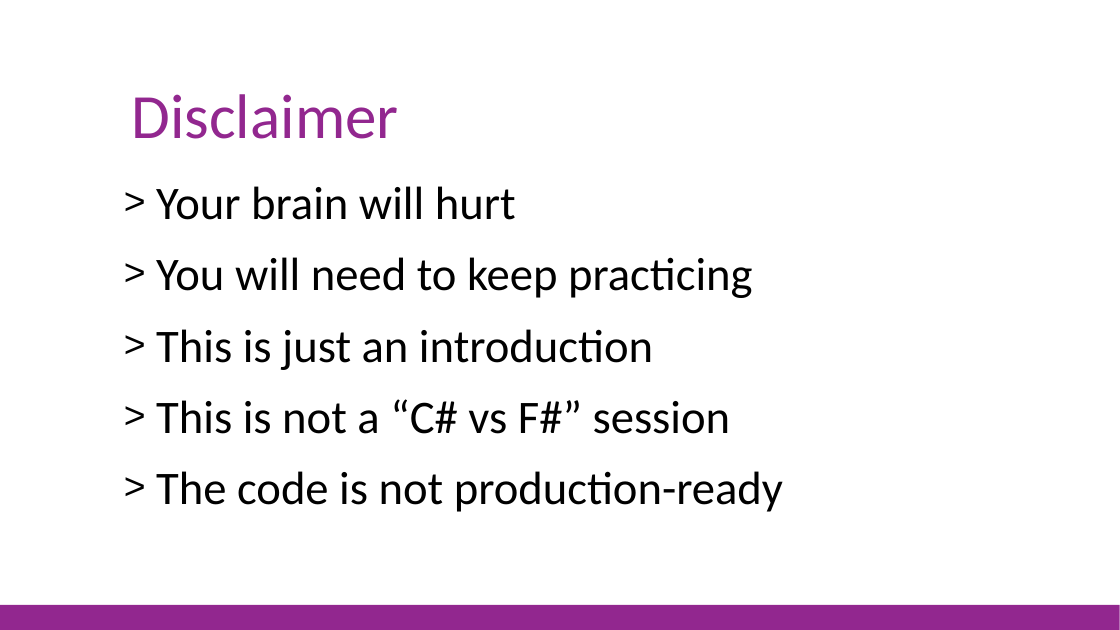
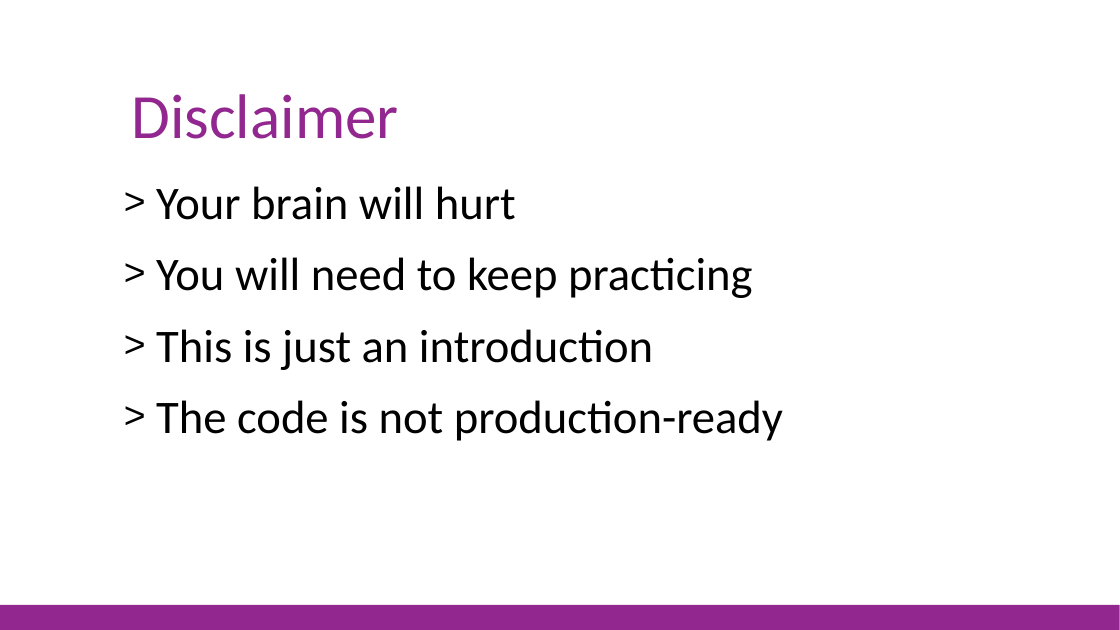
Before and after one commit to jorgef/fsharpworkshop, a slide deck: slide 3 of FSharpWorkshop_Slides.pptx. Drawn at 1120x630 pixels with LibreOffice and Linux fonts; fonts in the diff are those of the drawing. Boxes give left, top, right and bottom in pixels: in the first picture for what was removed or moved away, otherwise in the second. Text is boxed around its words. In the diff, an @@ line names an element or a change of style, - is before the commit and + after.

```diff
--- a/FSharpWorkshop_Slides.pptx
+++ b/FSharpWorkshop_Slides.pptx
@@ text at bbox=[156, 399, 731, 434]: paragraph removed @@
-> This is not a “C# vs F#” session
```
Also in this commit, not shown: 8 other slides changed, 4 slides added, 1 other file.
